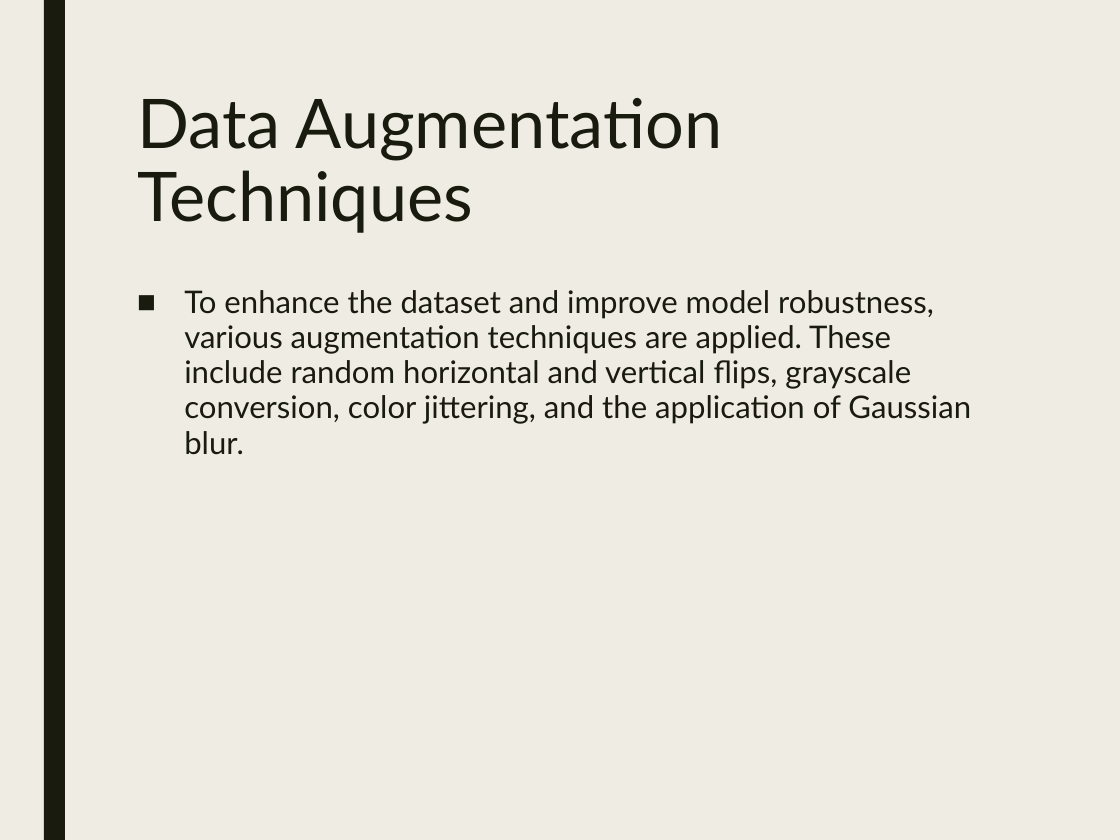
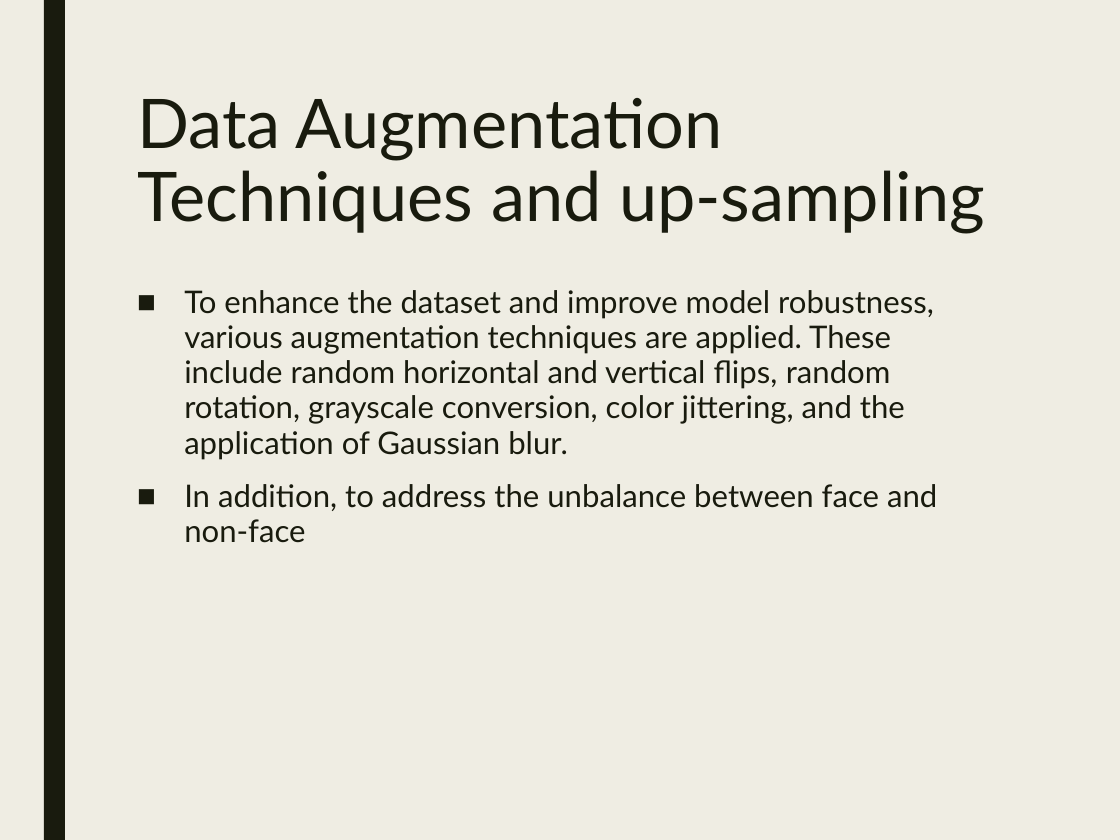
Before and after one commit to ZviSteinOpt/face_recognition, a slide deck: slide 3 of Face_Recognition_Presentation_Revised.pptx (slide 4 before the commit). Drawn at 1120x840 pixels with LibreOffice and Linux fonts; fonts in the diff are those of the drawing. Boxes give left, top, right and bottom in pixels: in the first picture for what was removed or moved away, otherwise in the second. Text is boxed around its words. In the diff, an @@ line names an element or a change of style, - is before the commit and + after.

```diff
--- a/Face_Recognition_Presentation_Revised.pptx
+++ b/Face_Recognition_Presentation_Revised.pptx
@@ title at box(137, 98, 985, 234): text changed @@
-Data Augmentation Techniques
+Data Augmentation Techniques and up-sampling
@@ text at box(184, 290, 937, 543): text changed @@
-■ To enhance the dataset and improve model robustness, various augmentation techniques are applied. These include random horizontal and vertical flips, grayscale conversion, color jittering, and the application of Gaussian blur.
+■ To enhance the dataset and improve model robustness, various augmentation techniques are applied. These include random horizontal and vertical flips, random rotation, grayscale conversion, color jittering, and the application of Gaussian blur.
+■ In addition, to address the unbalance between face and non-face
```
Also in this commit, not shown: 8 other slides changed, 2 slides added, 3 slides removed, 10 other files.
